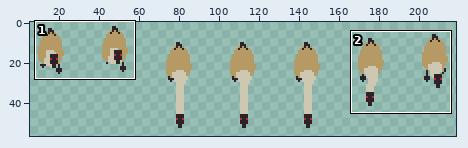
One commit to this sprite sheet: art/boss/boss-attack-down.png. The first picture is a wide view before the edit; the outline marks the close-up.
Close-up. As it was:
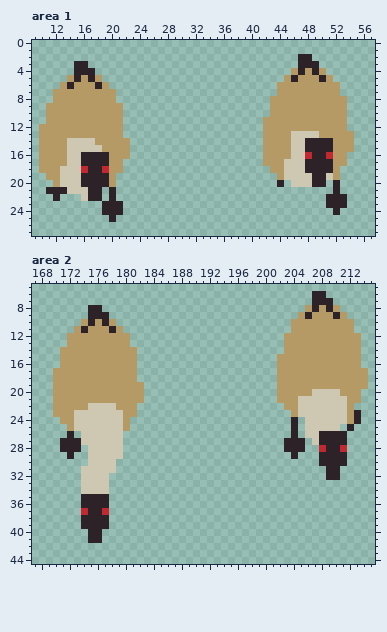
The file is 224x64 pixels. Shown: area 1: x 9..57, y 0..27; area 2: x 167..215, y 5..44. The wide view leaves out empty margins. The commit also changed other parts of the picture, which this record leaves out.
Now the later version:
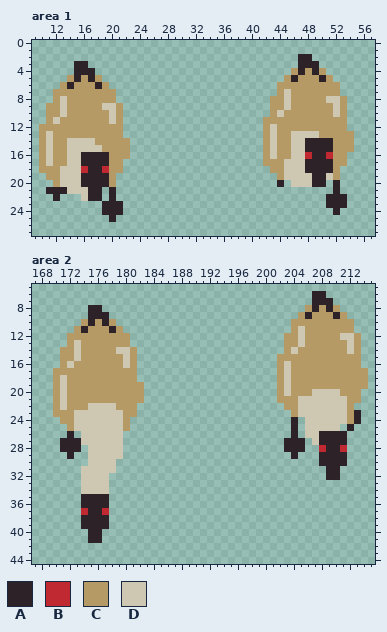
Palette (. is transparent): A #2c2228  B #c02931  C #b59a66  D #cec7b1
The edit:
Area 1:
y 7: x 45 C -> D
y 8: x 13 C -> D; x 45 C -> D; x 51..52 CC -> DD
y 9: x 13 C -> D; x 19..20 CC -> DD; x 45 C -> D; x 52 C -> D
y 10: x 13 C -> D; x 20 C -> D; x 44 C -> D; x 52 C -> D
y 11: x 12 C -> D; x 20 C -> D
y 12: x 43 C -> D
y 13..16: x 11 C -> D; x 43 C -> D
y 17: x 11 C -> D
Area 2:
y 11: x 205 C -> D
y 12: x 205 C -> D; x 211..212 CC -> DD
y 13: x 173 C -> D; x 205 C -> D; x 212 C -> D
y 14: x 173 C -> D; x 179..180 CC -> DD; x 204 C -> D; x 212 C -> D
y 15: x 173 C -> D; x 180 C -> D
y 16: x 172 C -> D; x 180 C -> D; x 203 C -> D
y 17: x 203 C -> D
y 18..20: x 171 C -> D; x 203 C -> D
y 21..22: x 171 C -> D
Pixel boxes of the changes (left, top, right, bottom) in both close-ups:
changed: (270, 89, 291, 159)
changed: (46, 96, 67, 166)
changed: (326, 96, 340, 117)
changed: (102, 103, 116, 124)
changed: (284, 326, 305, 396)
changed: (340, 333, 354, 354)
changed: (60, 340, 81, 410)
changed: (116, 347, 130, 368)
